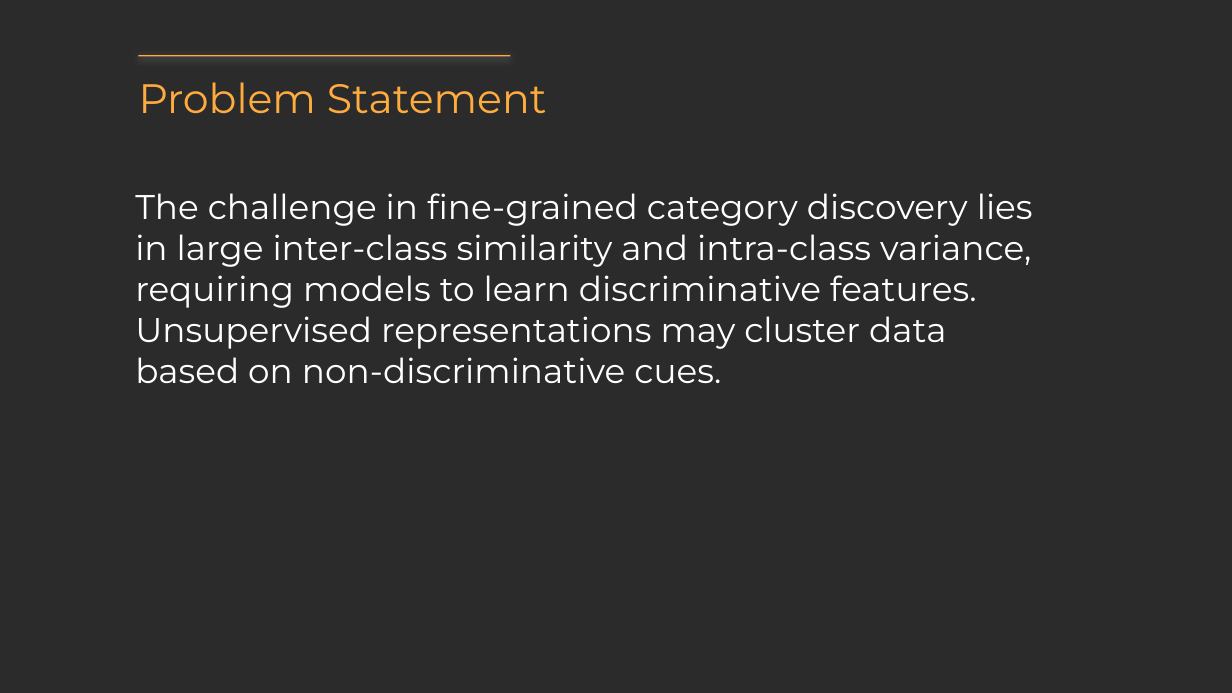
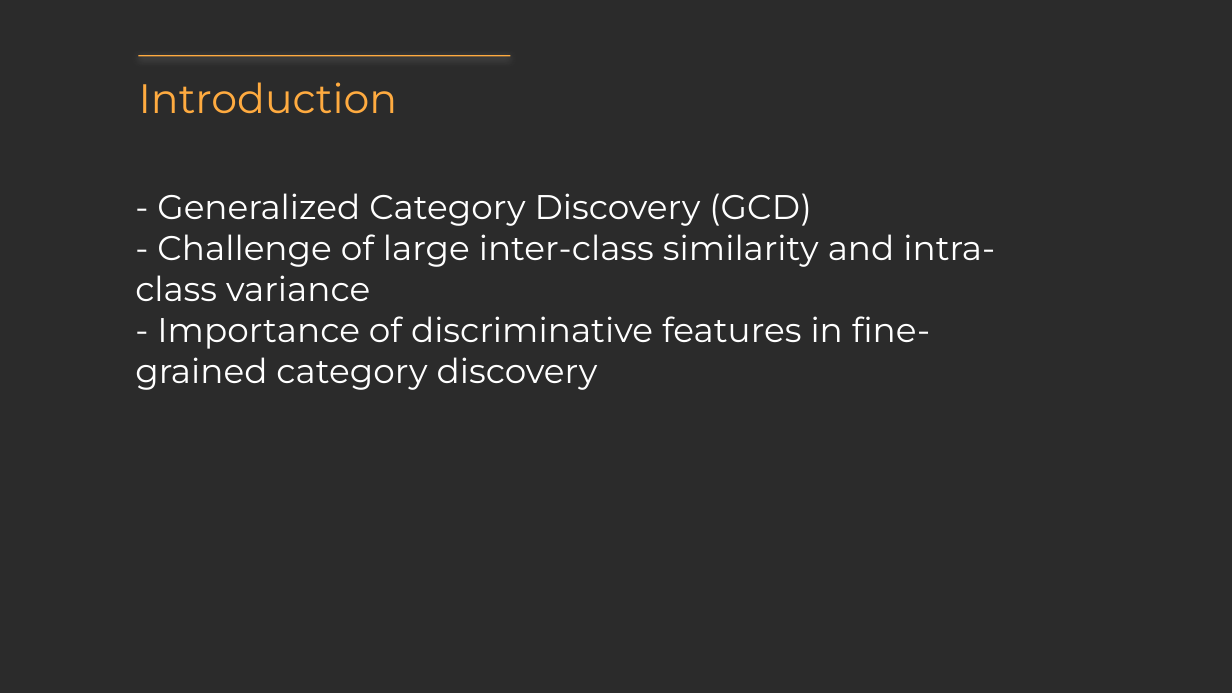
Before and after one commit to StephanieMussi/GRASPER, a slide deck: slide 2 of output/XCon Learning with Experts for Fine-grained Category Discovery.pptx (slide 3 before the commit). Drawn at 1232x693 pixels with LibreOffice and Linux fonts; fonts in the diff are those of the drawing; background and template pictures are left out; a plain dark background stands for a picture behind light text. Boxes give left, top, right and bottom in pixels: in the first picture for what was removed or moved away, otherwise in the second. Text is boxed around its words. In the diff, an @@ line names an element or a change of style, - is before the commit and + after.

```diff
--- a/output/XCon Learning with Experts for Fine-grained Category Discovery.pptx
+++ b/output/XCon Learning with Experts for Fine-grained Category Discovery.pptx
@@ text at (139,82,398,113): text changed @@
-Problem Statement
+Introduction
@@ text at (135,193,995,390): text changed @@
-The challenge in fine-grained category discovery lies in large inter-class similarity and intra-class variance, requiring models to learn discriminative features. Unsupervised representations may cluster data based on non-discriminative cues.
+- Generalized Category Discovery (GCD)
+- Challenge of large inter-class similarity and intra-class variance
+- Importance of discriminative features in fine-grained category discovery
```
Also in this commit, not shown: 3 other slides changed, 3 slides added, 4 slides removed, 14 other files.
